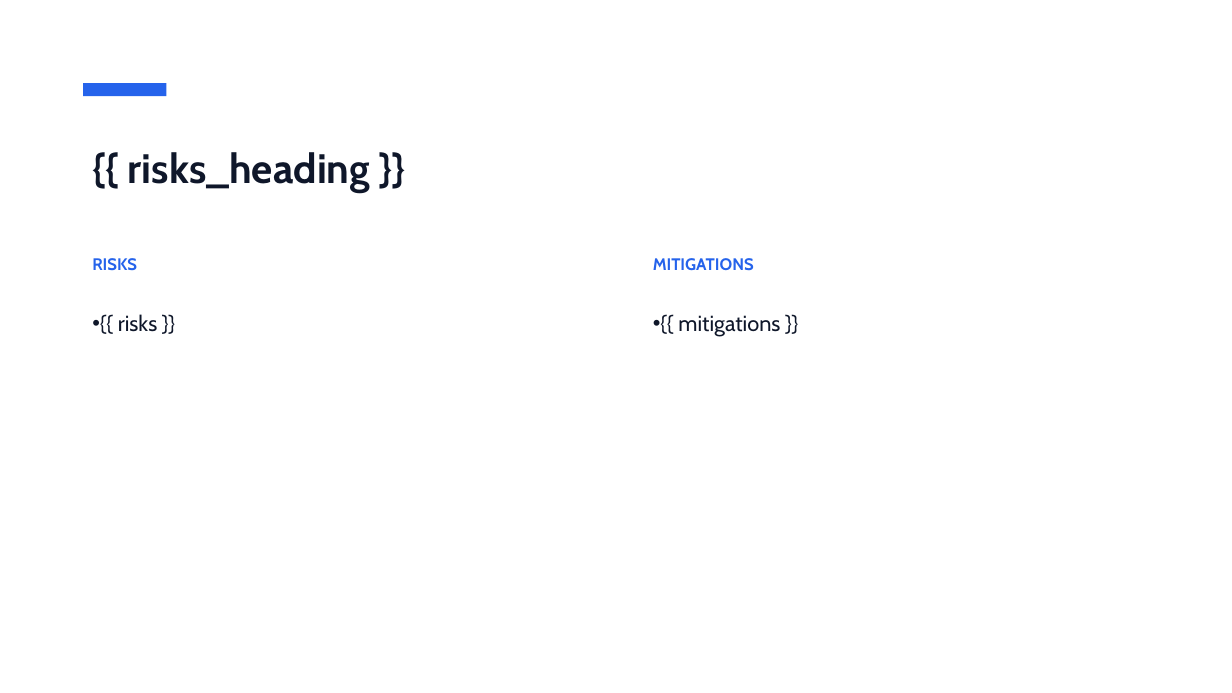
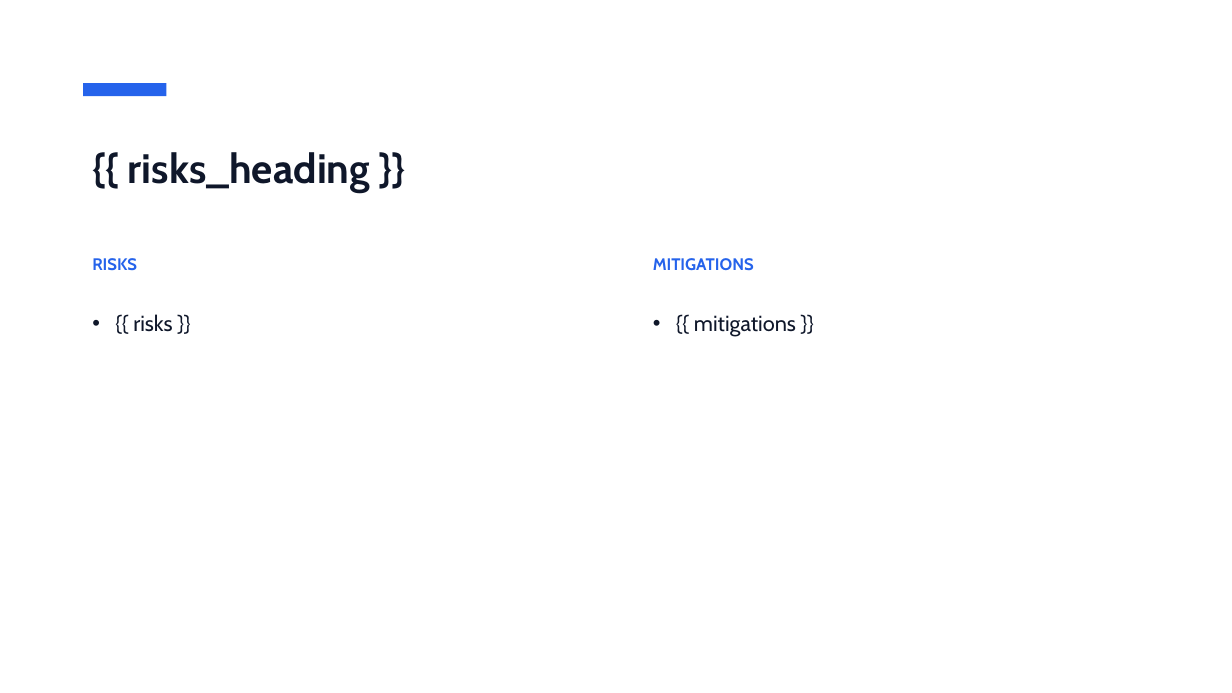
Before and after one commit to DolfusNegunda/doc_skills, a slide deck: slide 6 of building-document-templates/registry/_builtin/exec_update/template.pptx. Drawn at 1232x693 pixels with LibreOffice and Linux fonts; fonts in the diff are those of the drawing. Boxes give left, top, right and bottom in pixels: in the first picture for what was removed or moved away, otherwise in the second. Text is boxed around its words. In the diff, an @@ line names an element or a change of style, - is before the commit and + after.

```diff
--- a/building-document-templates/registry/_builtin/exec_update/template.pptx
+++ b/building-document-templates/registry/_builtin/exec_update/template.pptx
@@ text "{{ risks }}" at (133,314,172,332): indent changed @@
@@ text "{{ mitigations }}" at (694,315,796,337): indent changed @@
```
Also in this commit, not shown: 2 other slides changed, 25 other files.
